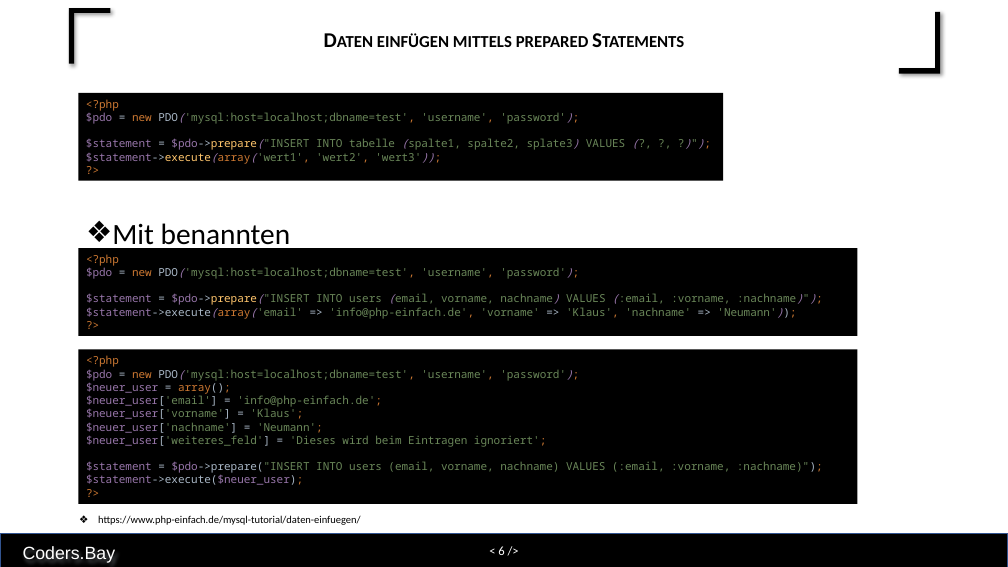
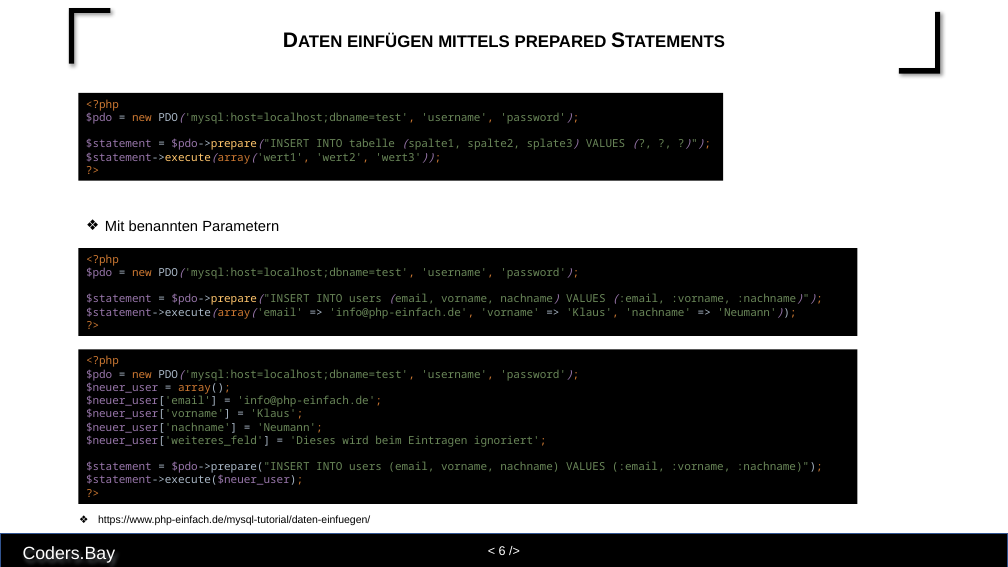
Before and after one commit to RebiRotti/cb-web-basic-unterlagen, a slide deck: slide 6 of Folien - Trainerleitfaden/Einheit 21 PHP.pptx. Drawn at 1008x567 pixels with LibreOffice and Linux fonts; fonts in the diff are those of the drawing. Boxes give left, top, right and bottom in pixels: in the first picture for what was removed or moved away, otherwise in the second. Text is boxed around its words. In the diff, an @@ line names an element or a change of style, - is before the commit and + after.

```diff
--- a/Folien - Trainerleitfaden/Einheit 21 PHP.pptx
+++ b/Folien - Trainerleitfaden/Einheit 21 PHP.pptx
@@ text "Mit benannten Parametern" at (105,220,279,231): size 28 to 14 pt, font Calibri to Arial @@
@@ font Calibri to Arial in 3 elements at (347,34,607,47), (98,515,370,525), (0,534,1008,567) @@
```
Also in this commit, not shown: 8 other slides changed, 56 other files.
